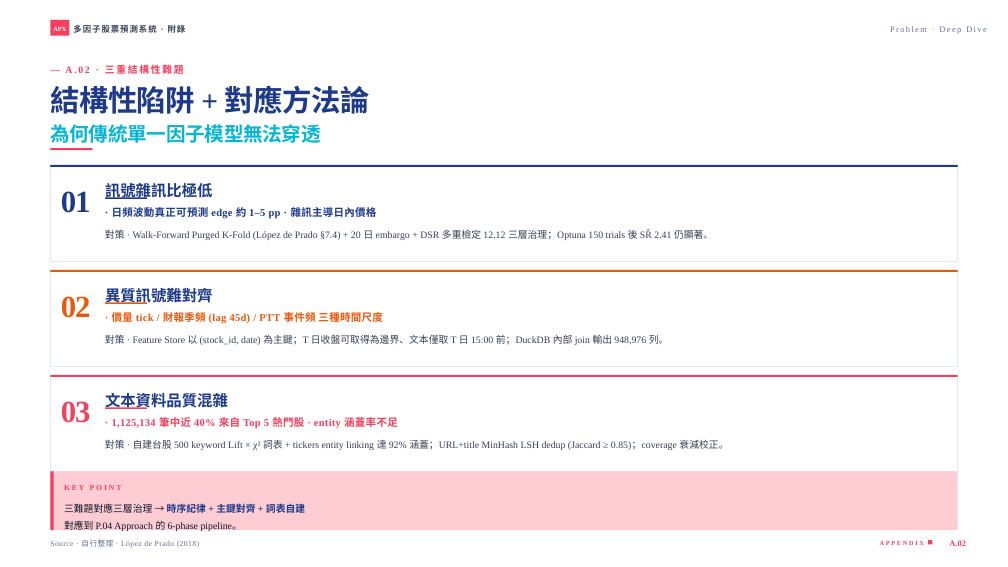
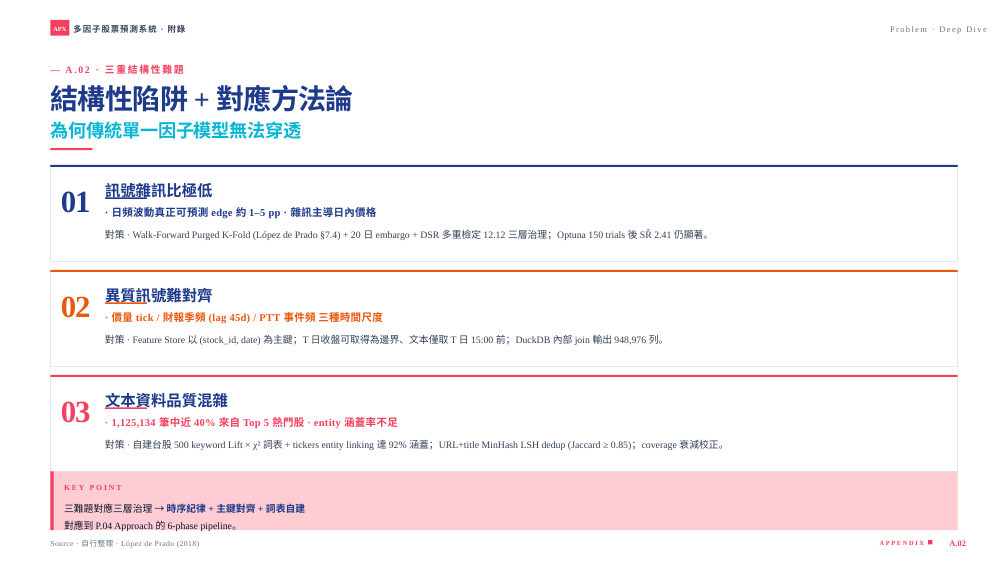
Before and after one commit to andychen050229-cell/taiwan-stock-multifactor, a slide deck: slide 13 of 台股多因子預測系統_v11.5.18_課堂簡報.pptx. Drawn at 1008x567 pixels with LibreOffice and Linux fonts; fonts in the diff are those of the drawing. Boxes give left, top, right and bottom in pixels: in the first picture for what was removed or moved away, otherwise in the second. Text is boxed around its words. In the diff, an @@ line names an element or a change of style, - is before the commit and + after.

```diff
--- a/台股多因子預測系統_v11.5.18_課堂簡報.pptx
+++ b/台股多因子預測系統_v11.5.18_課堂簡報.pptx
@@ text "結構性陷阱 + 對應方法論 為何傳統單一因子模型無法穿透" at <box>50,85,354,139</box>: size 42 to 40 pt in "結構性陷阱 + 對應方法論"; size 28 to 26 pt in "為何傳統單一因子模型無法穿透" @@
```
Also in this commit, not shown: 20 other slides changed.
